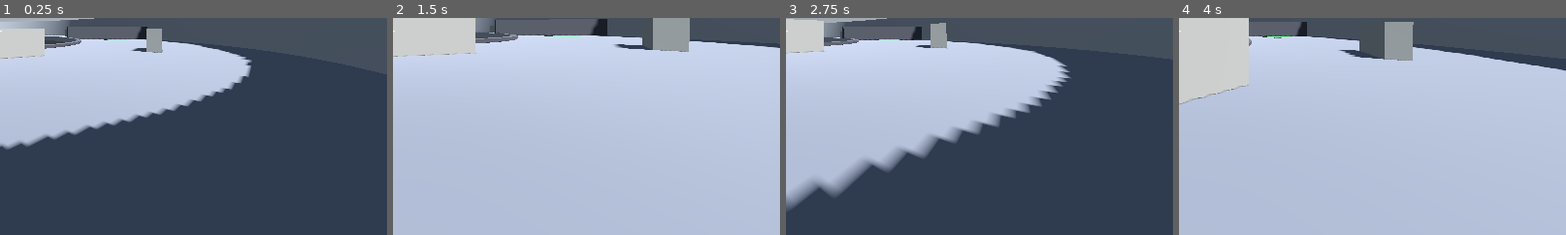
Above: before the commit, frames 1-4 (left to right).
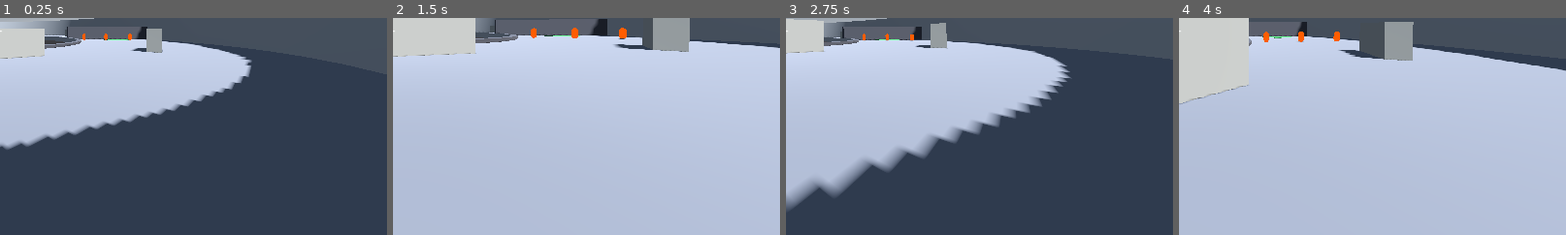
Above: after the commit, the same moments.

Repository: neotechnites/panopticon
Game: Godot game, scene res://scenes/match/match.tscn
The game is run twice, just before and just after one commit, with the same random seed, the same clock (stepped at 60 frames per second) and the same inputs.
Inputs (mouse positions are % of the whole screen's width and height, from its top left):
- Up to frame 1 (0.25 s): no input
- Up to frame 2 (1.5 s): move the mouse to (55, 50) at 0.52 s; hold W (move_forward) from 0.53 s (still down); click (55, 50) at 0.6 s; tap Space (jump) at 0.77 s; move the mouse to (45, 50) at 1.27 s; tap Shift (sprint) at 1.35 s
- Up to frame 3 (2.75 s): keep holding W (move_forward); tap Space (jump) at 1.52 s; move the mouse to (52, 48) at 2.02 s; tap R at 2.1 s
- Up to frame 4 (4 s): keep holding W (move_forward); move the mouse to (49, 52) at 2.77 s; click (49, 52) at 2.85 s; tap Space (jump) at 3.02, 3.77 s; move the mouse to (57, 51) at 3.52 s; tap Shift (sprint) at 3.6 s
The pictures show only the part of the screen within x 50-100%, y 47-97%; the shares and areas given below are measured in that part.

The runs differ from the first frame. In frame 1, less than 0.1% of the frame differs, in the area x 21-35%, y 7-11%; in frame 2, 0.2%, in the area x 35-61%, y 4-10%; in frame 3, less than 0.1%; in frame 4, 0.2%.

Commit message:
Bodies are visible: orange capsules for runners
The player body had a collision shape, a head and a camera, but no mesh — so every body
in the game was invisible. Runners were present and shootable but could not be seen.

Adds a capsule mesh read from the collision shape's own dimensions (r 0.4, h 1.8, origin
0,0.9,0) rather than eyeballed, so what you see is exactly what you can hit. In a
one-shot-kill game a visual that disagrees with the hitbox is the worst available bug.

The owner does not see their own body: the mesh sits on its own visual layer and the
player camera clears that bit, so the body still renders from every other viewpoint
rather than being hidden outright. Runners sit on a different layer again, because a
runner is never the local viewpoint and must not be culled by anyone's camera.

Runners are flat unshaded orange so they read against grey boxes at distance regardless
of lighting. One shared material.

Co-Authored-By: Claude Opus 5 (1M context) <noreply@anthropic.com>
Claude-Session: https://claude.ai/code/session_01XQcaRV7xNKbCLiSVFznt6T

Diff:
--- a/scenes/bot/ring_runner.tscn
+++ b/scenes/bot/ring_runner.tscn
@@ -1,9 +1,10 @@
-[gd_scene load_steps=5 format=3]
+[gd_scene load_steps=6 format=3]
 
 [ext_resource type="PackedScene" path="res://scenes/player/player.tscn" id="1_body"]
 [ext_resource type="Script" path="res://scripts/player/bot_intent_source.gd" id="2_bot_input"]
 [ext_resource type="Script" path="res://scripts/bot/ring_runner.gd" id="3_brain"]
 [ext_resource type="Resource" path="res://scenes/bot/default_bot_profile.tres" id="4_bot_profile"]
+[ext_resource type="Material" path="res://scenes/bot/runner_body_material.tres" id="5_runner_material"]
 
 [node name="Player" node_paths=PackedStringArray("intent_source") instance=ExtResource("1_body")]
 editor_description = "A prisoner body driven by AI. Inherits scenes/player/player.tscn on purpose: the bot must run on the same capsule, the same head height and the same MovementProfile a human gets, or bot telemetry stops describing the shipped game."
@@ -15,6 +16,11 @@
 [node name="HumanInput" parent="." index="2"]
 capture_mouse_on_ready = false
 
+[node name="BodyMesh" parent="." index="3"]
+editor_description = "Moved off the owner-hidden visual layer 2 onto visual layer 3, because a runner is never the local viewpoint and must stay visible to every player camera. Material is the one shared runner_body_material.tres, unshaded orange so the capsule reads against the grey ring boxes at range."
+layers = 4
+material_override = ExtResource("5_runner_material")
+
 [node name="BotInput" type="Node" parent="."]
 script = ExtResource("2_bot_input")
 
--- /dev/null
+++ b/scenes/bot/runner_body_material.tres
@@ -0,0 +1,6 @@
+[gd_resource type="StandardMaterial3D" format=3]
+
+[resource]
+resource_name = "RunnerBody"
+shading_mode = 0
+albedo_color = Color(1, 0.29, 0, 1)
--- a/scenes/player/player.tscn
+++ b/scenes/player/player.tscn
@@ -1,10 +1,14 @@
-[gd_scene load_steps=5 format=3]
+[gd_scene load_steps=6 format=3]
 
 [ext_resource type="Script" path="res://scripts/player/player_controller.gd" id="1_controller"]
 [ext_resource type="Script" path="res://scripts/player/human_intent_source.gd" id="2_human_input"]
 [ext_resource type="Resource" path="res://scenes/player/default_movement_profile.tres" id="3_profile"]
 
 [sub_resource type="CapsuleShape3D" id="CapsuleShape3D_body"]
+radius = 0.4
+height = 1.8
+
+[sub_resource type="CapsuleMesh" id="CapsuleMesh_body"]
 radius = 0.4
 height = 1.8
 
@@ -23,7 +27,14 @@
 
 [node name="Camera" type="Camera3D" parent="Head"]
 current = true
+cull_mask = 1048573
 fov = 100.0
 
 [node name="HumanInput" type="Node" parent="."]
 script = ExtResource("2_human_input")
+
+[node name="BodyMesh" type="MeshInstance3D" parent="."]
+editor_description = "Greybox body. Mesh matches the Collision capsule exactly (radius 0.4, height 1.8, origin y=0.9) so what you see is what you can hit. Sits alone on visual layer 2, which the owner's own Camera clears from its cull_mask: the body renders for every other viewpoint but never from the inside. scenes/bot/ring_runner.tscn moves its copy to visual layer 3 so AI bodies stay visible to players."
+transform = Transform3D(1, 0, 0, 0, 1, 0, 0, 0, 1, 0, 0.9, 0)
+layers = 2
+mesh = SubResource("CapsuleMesh_body")
